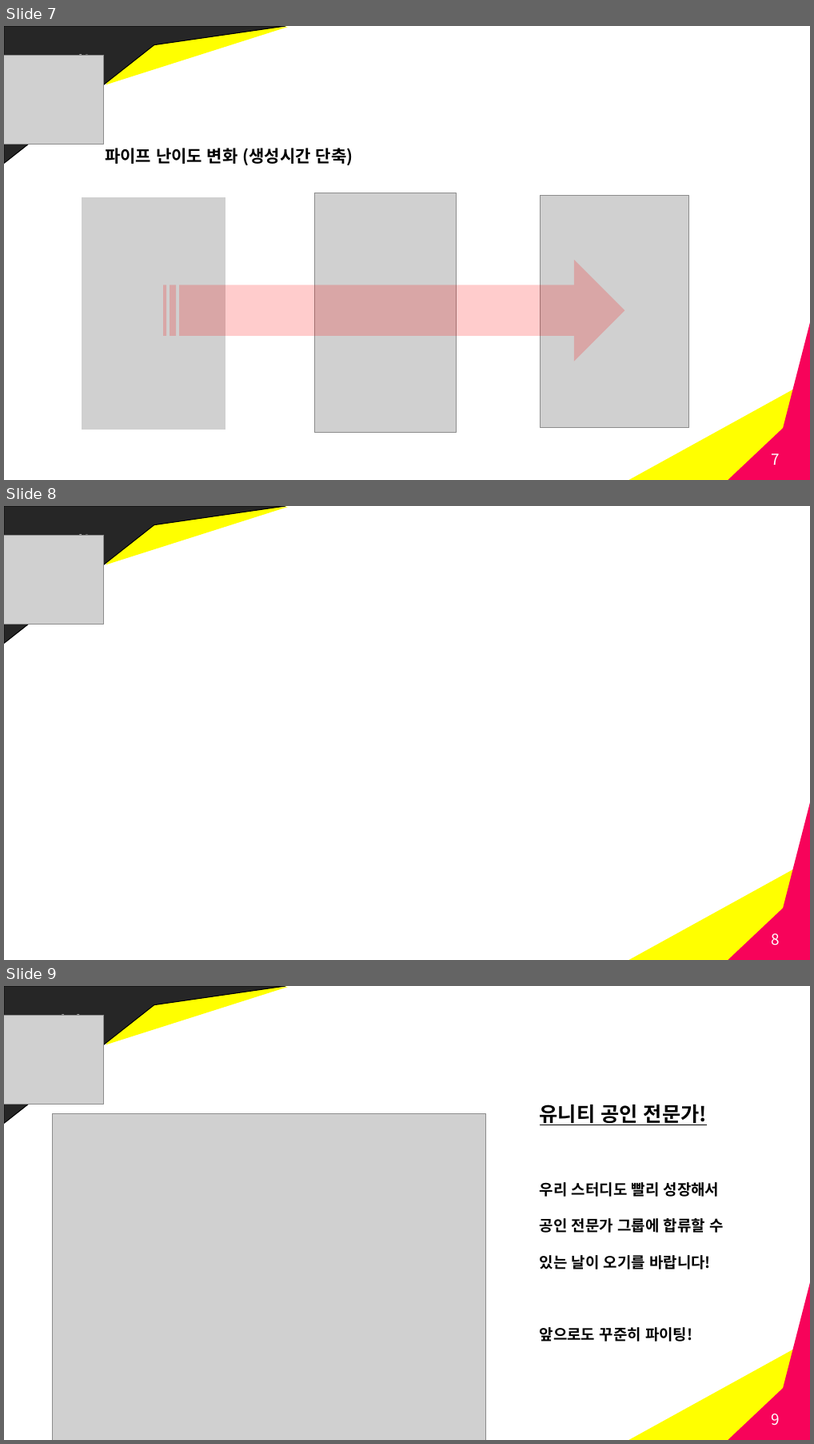
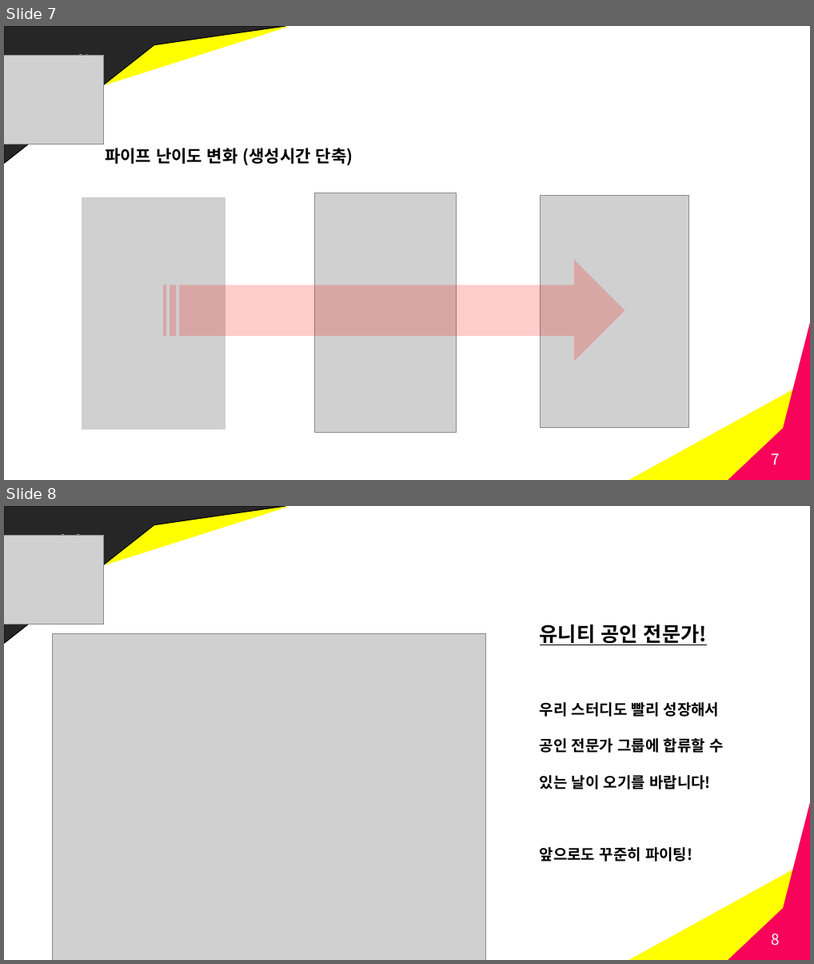
Before and after one commit to walwalstudio433/UnityTutorials, a slide deck: FlappyBIrd_미니프로젝트_태선아현_발표.pptx. Shown one above the other, each under a label of ours: slides 7, 8 and 9 before the commit, slides 7 and 8 after it. The pictures are 814x1444 and 814x964 pixels, drawn with LibreOffice and Linux fonts; fonts in the diff are those of the drawing; grey boxes stand for pictures. Boxes give left, top, right and bottom in pixels: in the first picture for what was removed or moved away, otherwise in the second. Text is boxed around its words. In the diff, an @@ line names an element or a change of style, - is before the commit and + after.

```diff
--- a/FlappyBIrd_미니프로젝트_태선아현_발표.pptx
+++ b/FlappyBIrd_미니프로젝트_태선아현_발표.pptx
@@ slide 8 removed at (4,506,810,960), background #FFFFFF @@
@@ freeform shape removed at (4,506,286,644) @@
@@ freeform shape removed at (106,507,288,564) @@
@@ picture removed at (4,535,104,624) @@
@@ text removed at (16,532,99,536) @@
-3. Toy 기능
@@ freeform shape removed at (726,800,810,960) @@
@@ freeform shape removed at (626,862,806,960) @@
@@ page number removed at (772,933,780,945) @@
-8
@@ what was slide 9 is now slide 8 @@
@@ page number at (772,933,780,945): text changed @@
-9
+8
```
Also in this commit, not shown: 3 slides changed, 41 other files.
